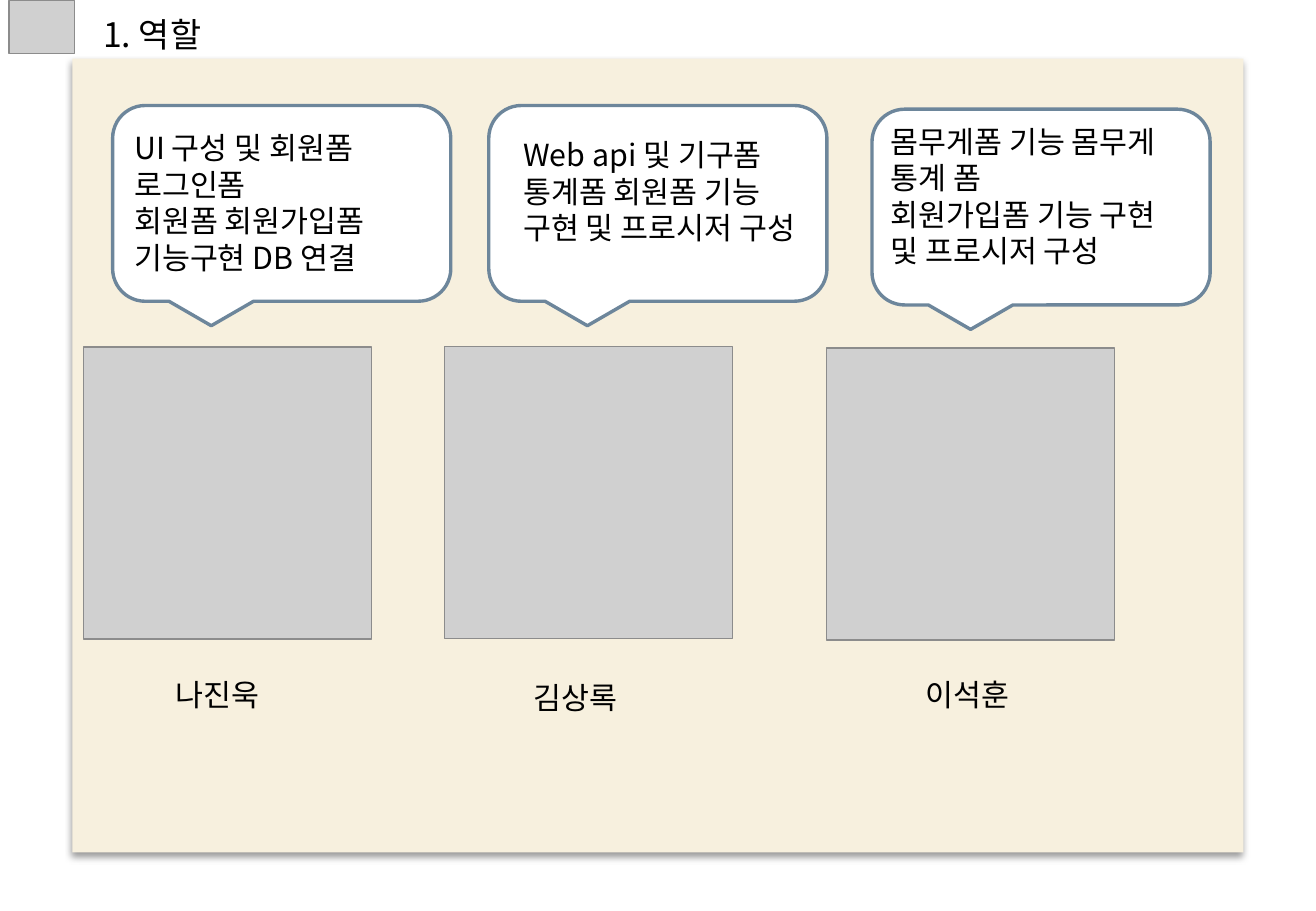
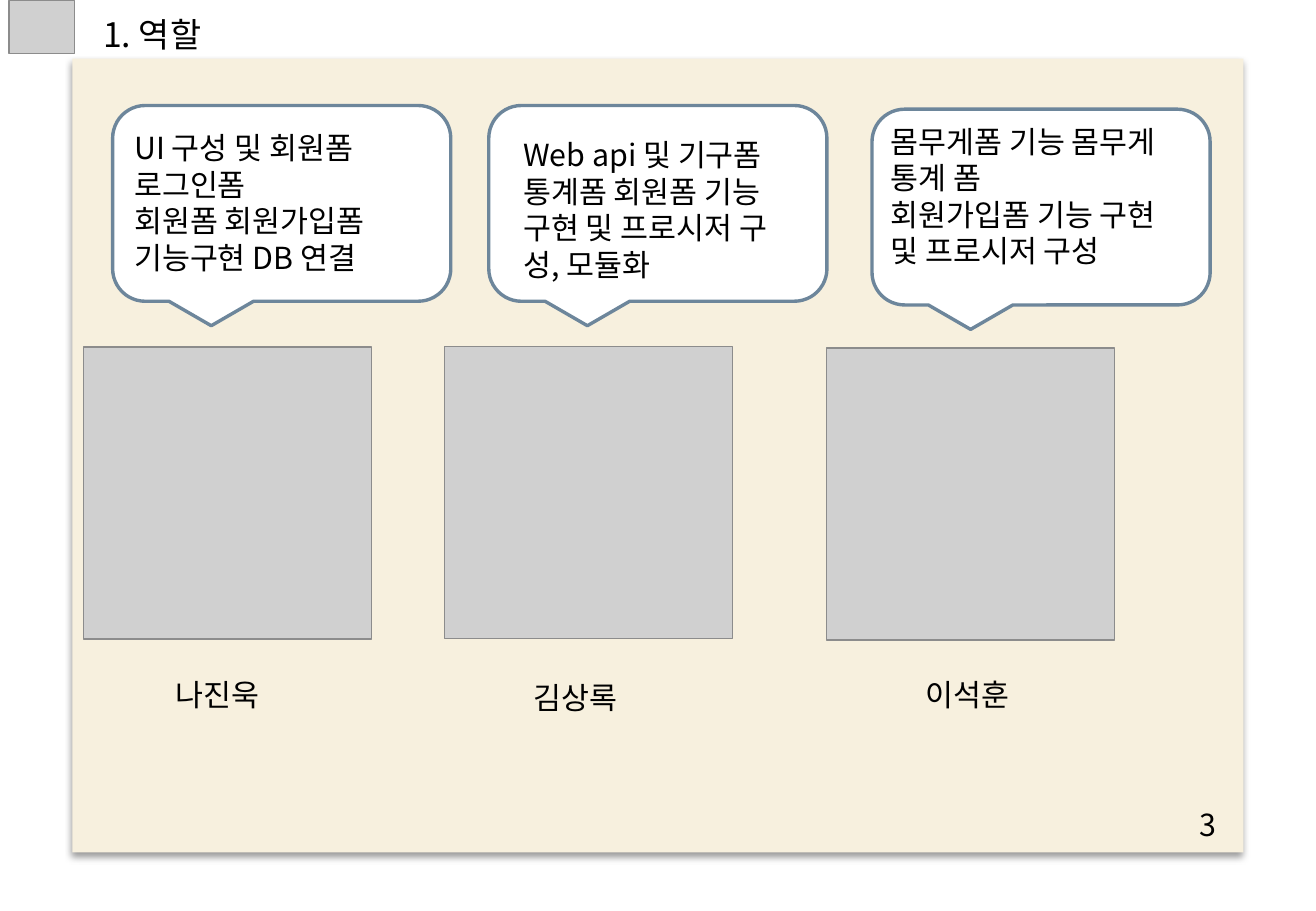
Before and after one commit to NaJinWook/Smart-Factory-C-, a slide deck: slide 3 of 10. 통합 구현/4조발표.pptx. Drawn at 1316x911 pixels with LibreOffice and Linux fonts; fonts in the diff are those of the drawing; grey boxes stand for pictures; background and template pictures are left out. Boxes give left, top, right and bottom in pixels: in the first picture for what was removed or moved away, otherwise in the second. Text is boxed around its words. In the diff, an @@ line names an element or a change of style, - is before the commit and + after.

```diff
--- a/10. 통합 구현/4조발표.pptx
+++ b/10. 통합 구현/4조발표.pptx
@@ text at box(523, 141, 767, 282): text changed @@
-Web api 및 기구폼 통계폼 회원폼 기능 구현 및 프로시저 구성
+Web api 및 기구폼 통계폼 회원폼 기능 구현 및 프로시저 구성, 모듈화
@@ text added at box(1199, 813, 1216, 837), 18 pt, text #000000 @@
+3
```
Also in this commit, not shown: 9 other slides changed.
